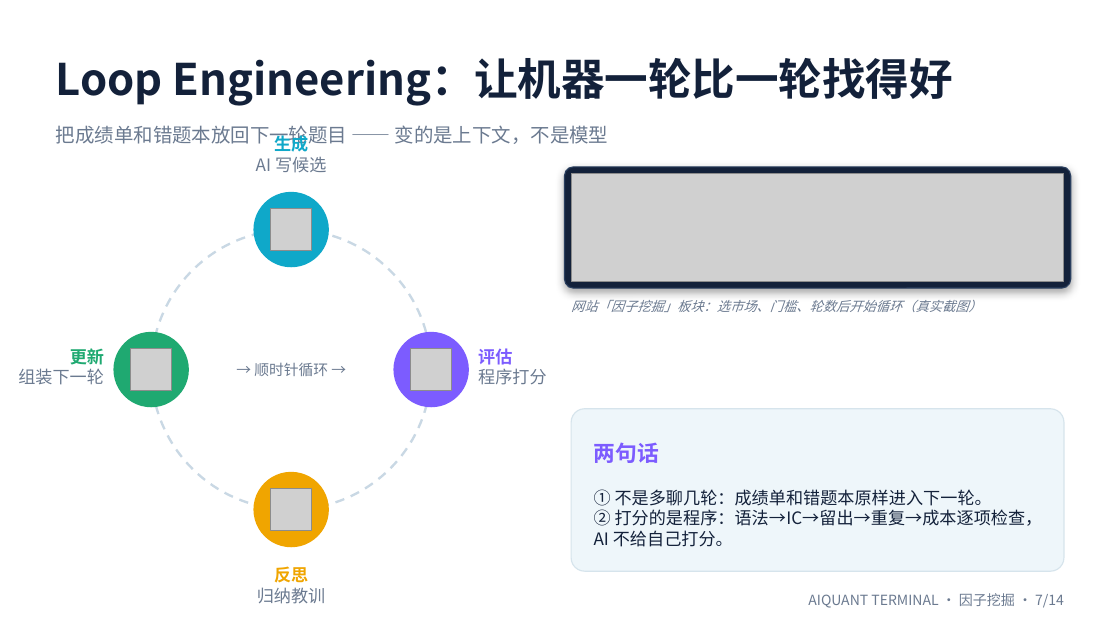
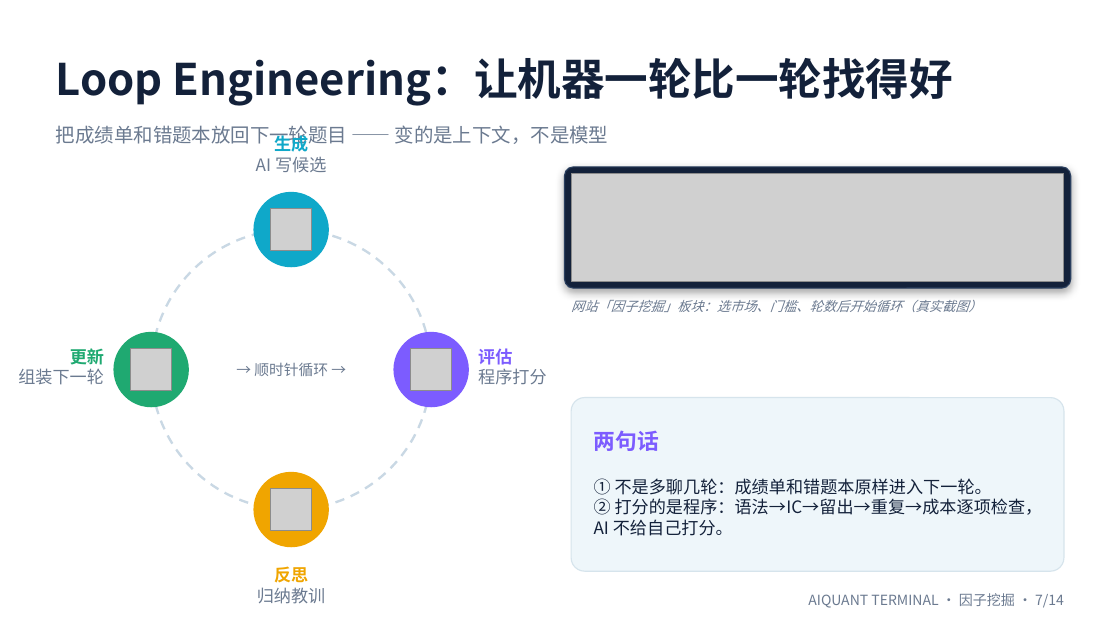
Before and after one commit to presleyzhou/Aiquant, a slide deck: slide 7 of docs/lecture/因子挖掘-15分钟.pptx. Drawn at 1120x630 pixels with LibreOffice and Linux fonts; fonts in the diff are those of the drawing; grey boxes stand for pictures. Boxes give left, top, right and bottom in pixels: in the first picture for what was removed or moved away, otherwise in the second. Text is boxed around its words. In the diff, an @@ line names an element or a change of style, - is before the commit and + after.

```diff
--- a/docs/lecture/因子挖掘-15分钟.pptx
+++ b/docs/lecture/因子挖掘-15分钟.pptx
@@ rounded rectangle: place and size @@
-rounded rectangle at <box>571,409,1064,571</box>
+rounded rectangle at <box>571,398,1064,571</box>
@@ rounded rectangle at <box>571,398,1064,571</box>: proportions changed @@
@@ text "两句话": place and size @@
-text "两句话" at <box>594,442,659,463</box>
+text "两句话" at <box>594,430,659,451</box>
@@ text "① 不是多聊几轮：成绩单和错题本原样进入下一轮。": place and size @@
-text "① 不是多聊几轮：成绩单和错题本原样进入下一轮。" at <box>594,489,1043,547</box>
+text "① 不是多聊几轮：成绩单和错题本原样进入下一轮。" at <box>594,478,1043,536</box>
```
Also in this commit, not shown: 1 other file.
